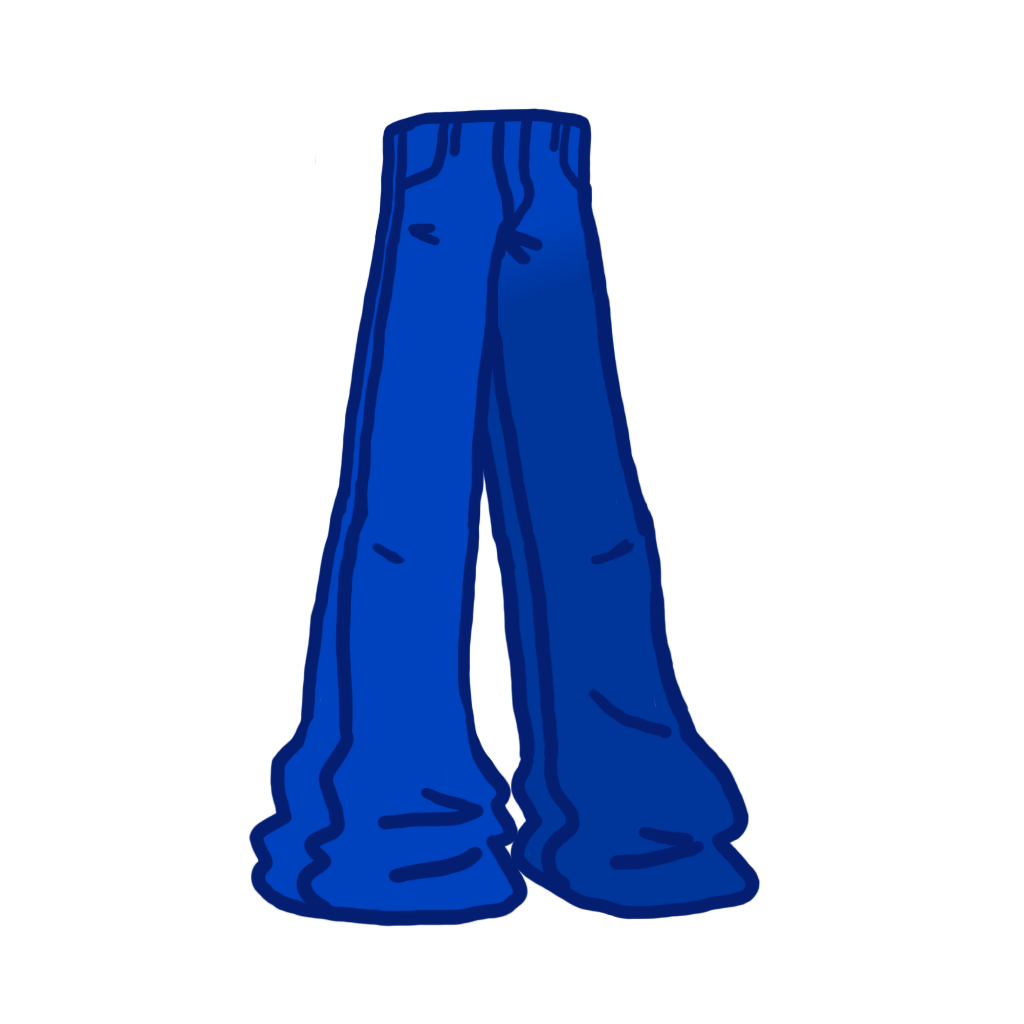
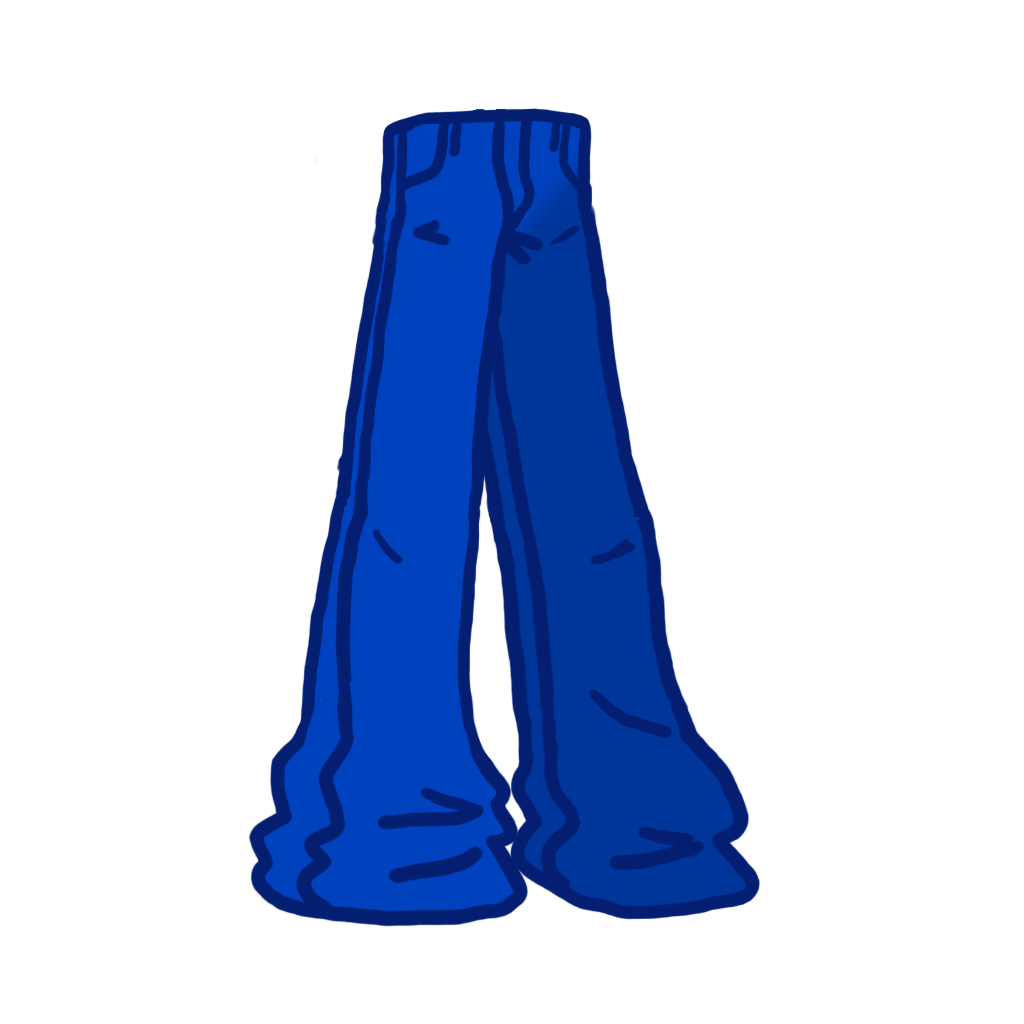
Layers edited between the first and the second (1024, 1024) image:
painted on "torso outline" over [378, 171, 597, 324]
removed layer "Gradient Fill 1" from group "torso" over [497, 152, 597, 327]
added layer "Gradient Fill 6" in group "torso" over [496, 151, 586, 262]
painted on "torso" (2nd of 2, in "torso") over [381, 109, 596, 327]
painted on "left leg outline" over [336, 171, 519, 565]
painted on "left thigh" (2nd of 2, in "left thigh") over [344, 171, 510, 563]
painted on "right leg outline" over [453, 158, 650, 566]
painted on "right thigh" (2nd of 2, in "right thigh") over [430, 165, 652, 607]
painted on "right foot outline" over [517, 695, 693, 766]
painted on "right foot" (2nd of 2, in "right foot") over [521, 695, 693, 761]
painted on "left foot outline" over [300, 680, 483, 748]
painted on "left foot" (2nd of 2, in "left foot") over [300, 680, 462, 849]
painted on "left shin outline" over [298, 452, 487, 849]
painted on "left shin" (2nd of 2, in "left shin") over [335, 452, 479, 565]
painted on "right shin outline" over [486, 469, 693, 766]
painted on "right shin" (2nd of 2, in "right shin") over [492, 469, 680, 766]
